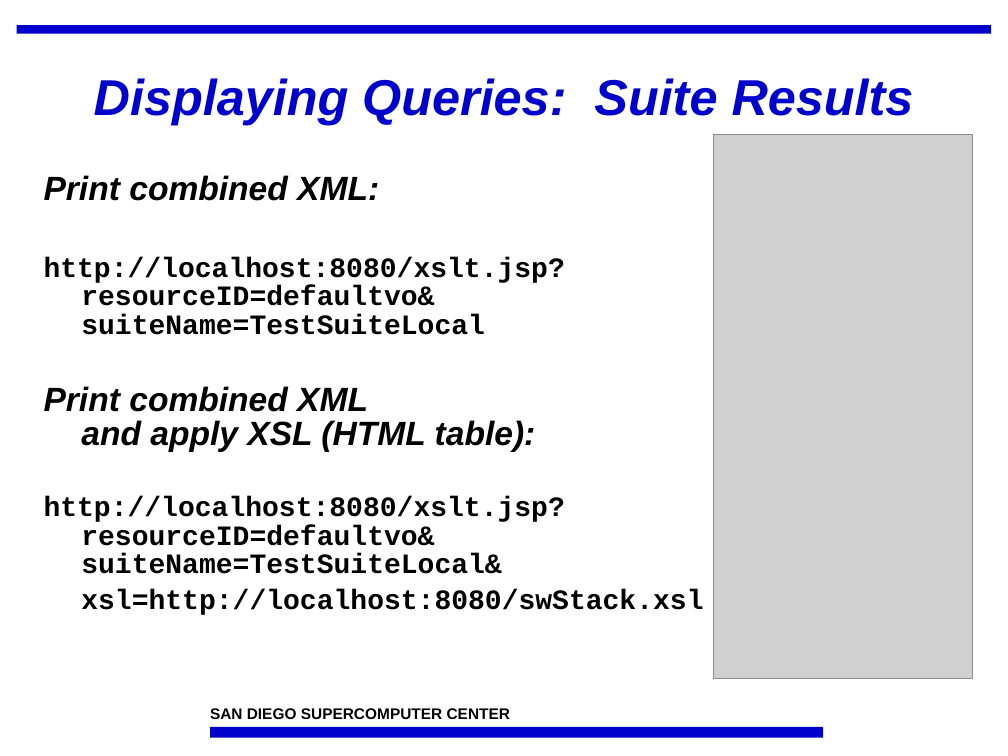
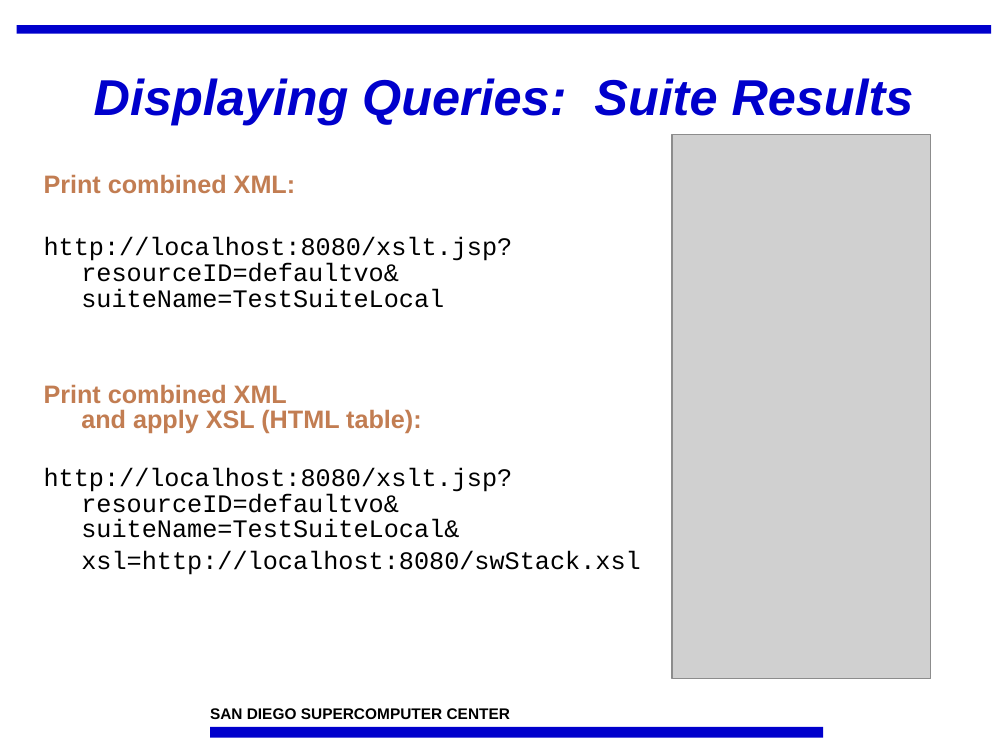
Before and after one commit to IncaProject/inca-xsede, a slide deck: slide 8 of talks/feb-06-workshop/dataConsumers.ppt. Drawn at 1008x756 pixels with LibreOffice and Linux fonts; fonts in the diff are those of the drawing; grey boxes stand for pictures; background and template pictures are left out. Boxes give left, top, right and bottom in pixels: in the first picture for what was removed or moved away, otherwise in the second. Text is boxed around its words. In the diff, an @@ line names an element or a change of style, - is before the commit and + after.

```diff
--- a/talks/feb-06-workshop/dataConsumers.ppt
+++ b/talks/feb-06-workshop/dataConsumers.ppt
@@ picture: place and size @@
-picture at [714,134,973,678]
+picture at [672,134,931,678]
@@ text "Print combined XML:" at [44,174,640,575]: size 24 to 18 pt, text colour #000000 to #C27D52, italic off in "Print combined XML:", "Print combined XML and apply XSL (HTML ..."; size 20 to 18 pt, bold off in "http://localhost:8080/xslt.jsp? resourceID=defaultvo& suiteN ...", "http://localhost:8080/xslt.jsp? resourceID=defaultvo& suiteN ...", "xsl=http://localhost:8080/swStack.xsl"; less space between paragraphs @@
```
Also in this commit, not shown: 6 other slides changed, 1 slide added.
